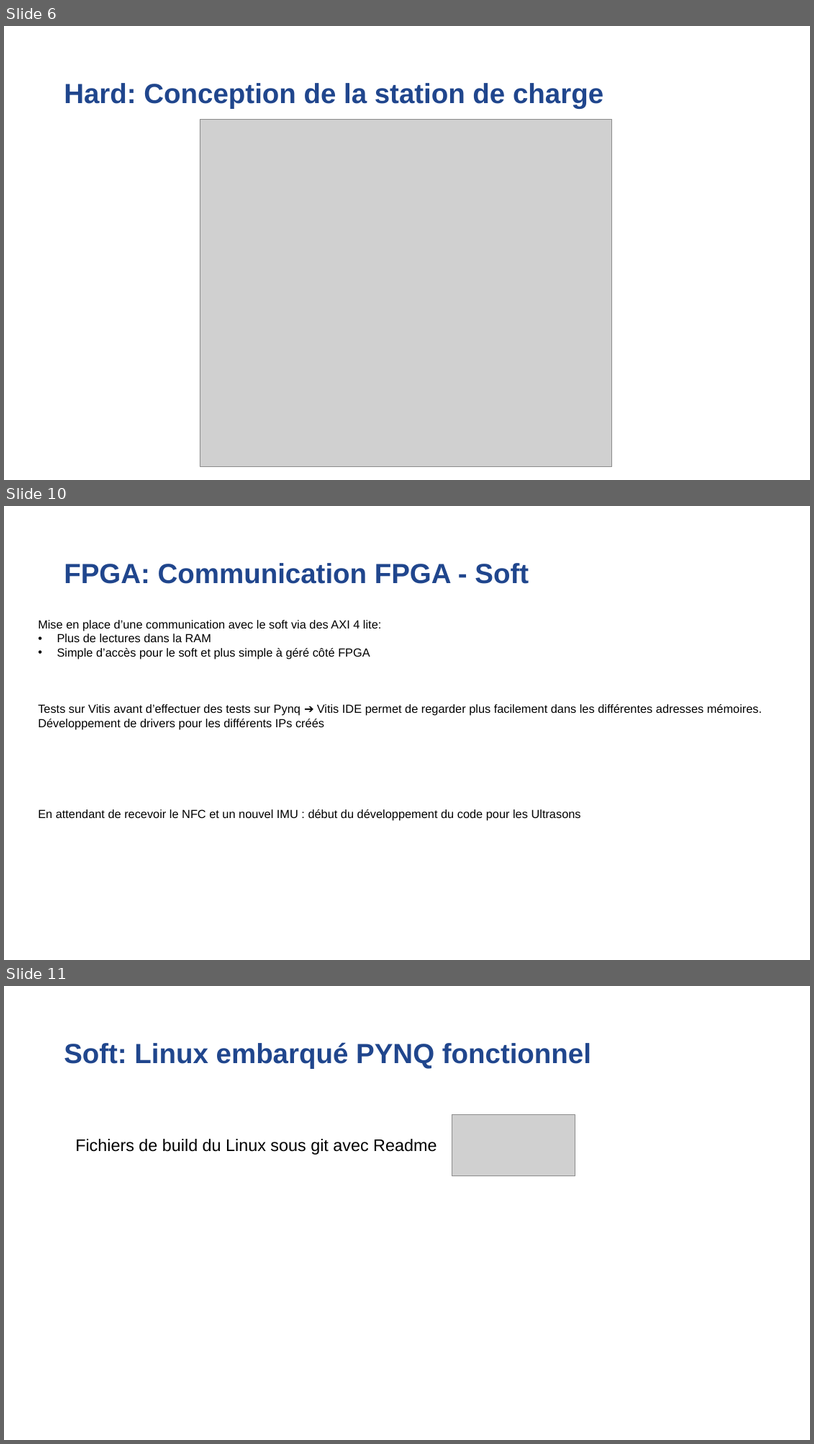
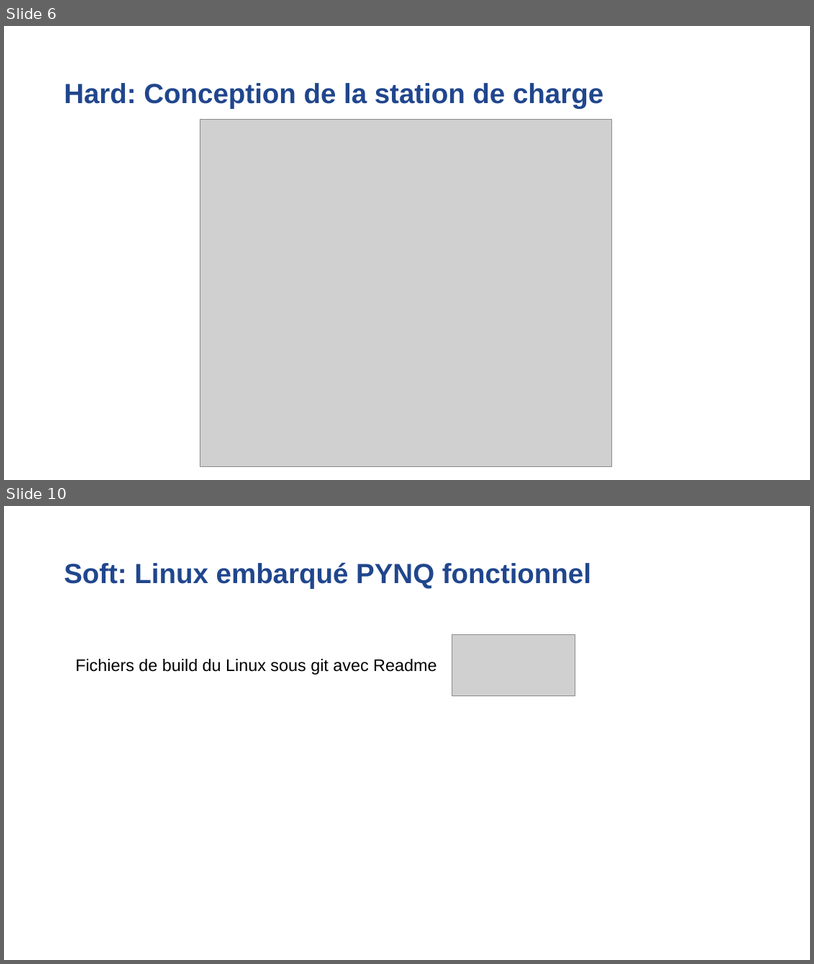
Before and after one commit to Laffargue-ElsysDesign/Robot_Surveillance_V3, a slide deck: GestionDeProjet/Reunions/Reunion_06_07_2022/Reunion_avancement_06_07_22.pptx. Shown one above the other, each under a label of ours: slides 6, 10 and 11 before the commit, slides 6 and 10 after it; the slides between them are not shown. The pictures are 814x1444 and 814x964 pixels, drawn with LibreOffice and Linux fonts; fonts in the diff are those of the drawing; grey boxes stand for pictures; background and template pictures are left out. Boxes give left, top, right and bottom in pixels: in the first picture for what was removed or moved away, otherwise in the second. Text is boxed around its words. In the diff, an @@ line names an element or a change of style, - is before the commit and + after.

```diff
--- a/GestionDeProjet/Reunions/Reunion_06_07_2022/Reunion_avancement_06_07_22.pptx
+++ b/GestionDeProjet/Reunions/Reunion_06_07_2022/Reunion_avancement_06_07_22.pptx
@@ slide 10 removed at <box>4,506,810,960</box>, background #FFFFFF @@
@@ title removed at <box>64,563,529,584</box> @@
-FPGA: Communication FPGA - Soft
@@ text removed at <box>38,620,381,659</box> @@
-Mise en place d’une communication avec le soft via des AXI 4 lite:
-        • Plus de lectures dans la RAM
-        • Simple d’accès pour le soft et plus simple à géré côté FPGA
@@ text removed at <box>38,704,762,729</box> @@
-Tests sur Vitis avant d’effectuer des tests sur Pynq ➔ Vitis IDE permet de regarder plus facilement dans les différentes adresses mémoires.
-Développement de drivers pour les différents IPs créés
@@ text removed at <box>38,809,581,821</box> @@
-En attendant de recevoir le NFC et un nouvel IMU : début du développement du code pour les Ultrasons
@@ what was slide 11 is now slide 10 @@
```
Also in this commit, not shown: 1 slide changed, 3 slides added, 3 other slides removed.
